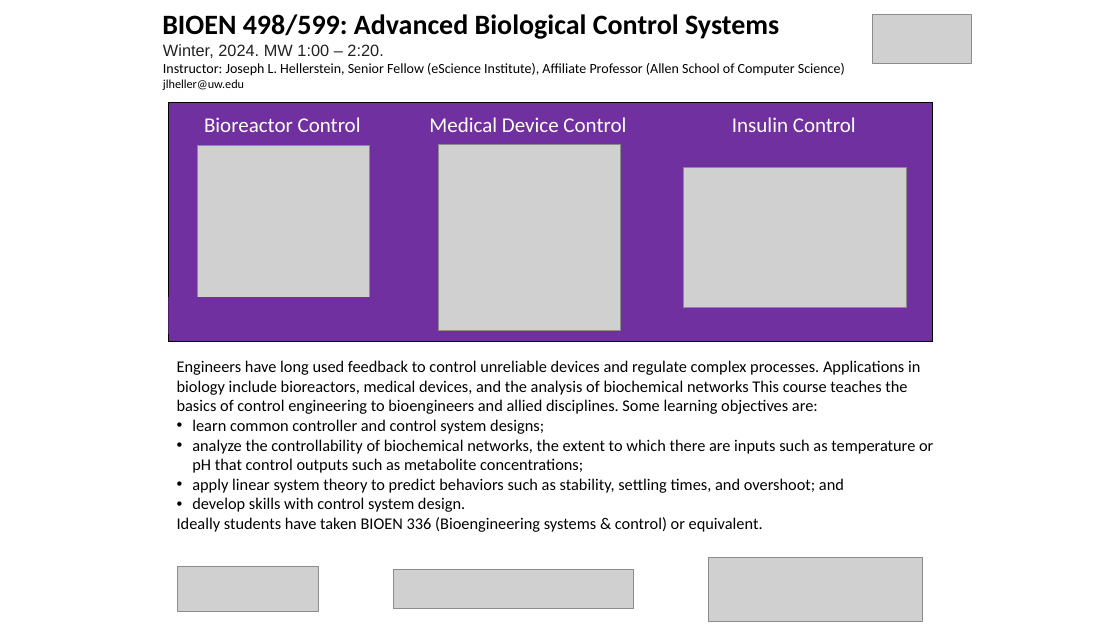
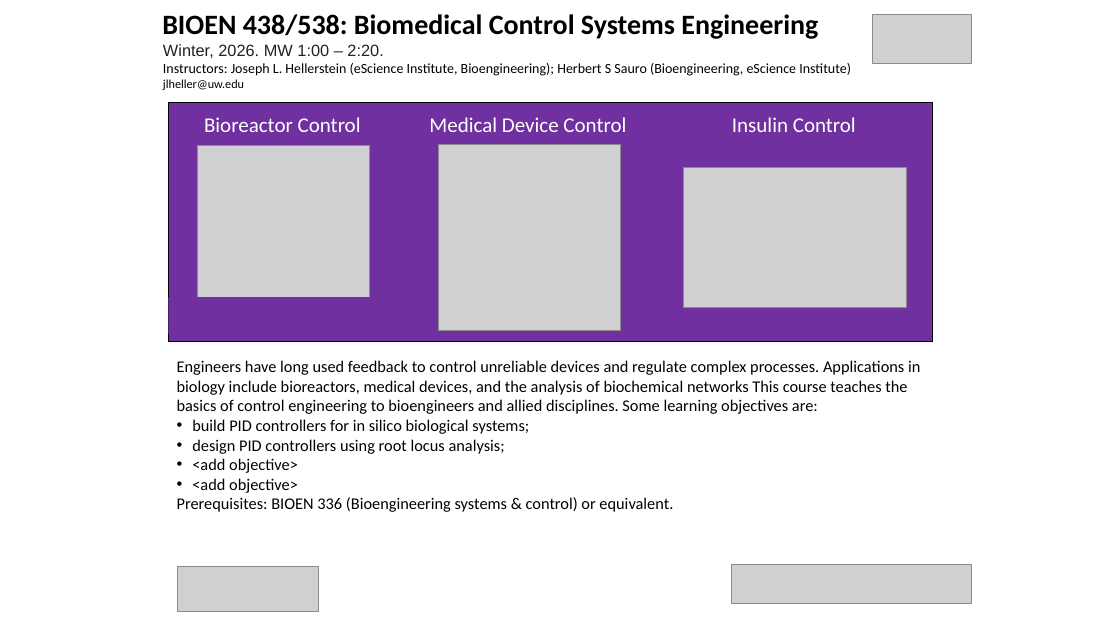
Before and after one commit to ModelEngineering/controlSBML, a slide deck: slide 1 of docs/Advanced Biological Control Systems - Figures.pptx (slide 2 before the commit). Drawn at 1120x630 pixels with LibreOffice and Linux fonts; fonts in the diff are those of the drawing; grey boxes stand for pictures. Boxes give left, top, right and bottom in pixels: in the first picture for what was removed or moved away, otherwise in the second. Text is boxed around its words. In the diff, an @@ line names an element or a change of style, - is before the commit and + after.

```diff
--- a/docs/Advanced Biological Control Systems - Figures.pptx
+++ b/docs/Advanced Biological Control Systems - Figures.pptx
@@ text at [162,14,818,39]: text changed @@
-BIOEN 498/599: Advanced Biological Control Systems
+BIOEN 438/538: Biomedical Control Systems Engineering
@@ text at [163,44,851,76]: text changed @@
-Winter, 2024. MW 1:00 – 2:20.
-Instructor: Joseph L. Hellerstein, Senior Fellow (eScience Institute), Affiliate Professor (Allen School of Computer Science)
+Winter, 2026. MW 1:00 – 2:20.
+Instructors: Joseph L. Hellerstein (eScience Institute, Bioengineering); Herbert S Sauro (Bioengineering, eScience Institute)
@@ text at [177,419,673,512]: text changed @@
-• learn common controller and control system designs;
-• analyze the controllability of biochemical networks, the extent to which there are inputs such as temperature or pH that control outputs such as metabolite concentrations;
-• apply linear system theory to predict behaviors such as stability, settling times, and overshoot; and
-• develop skills with control system design.
-Ideally students have taken BIOEN 336 (Bioengineering systems & control) or equivalent.
+• build PID controllers for in silico biological systems;
+• design PID controllers using root locus analysis;
+• <add objective>
+• <add objective>
+Prerequisites: BIOEN 336 (Bioengineering systems & control) or equivalent.
@@ picture removed at [709,557,923,622] @@
@@ picture: place and size @@
-picture at [393,570,634,608]
+picture at [732,565,972,603]
```
Also in this commit, not shown: 1 slide removed, 3 other files.
